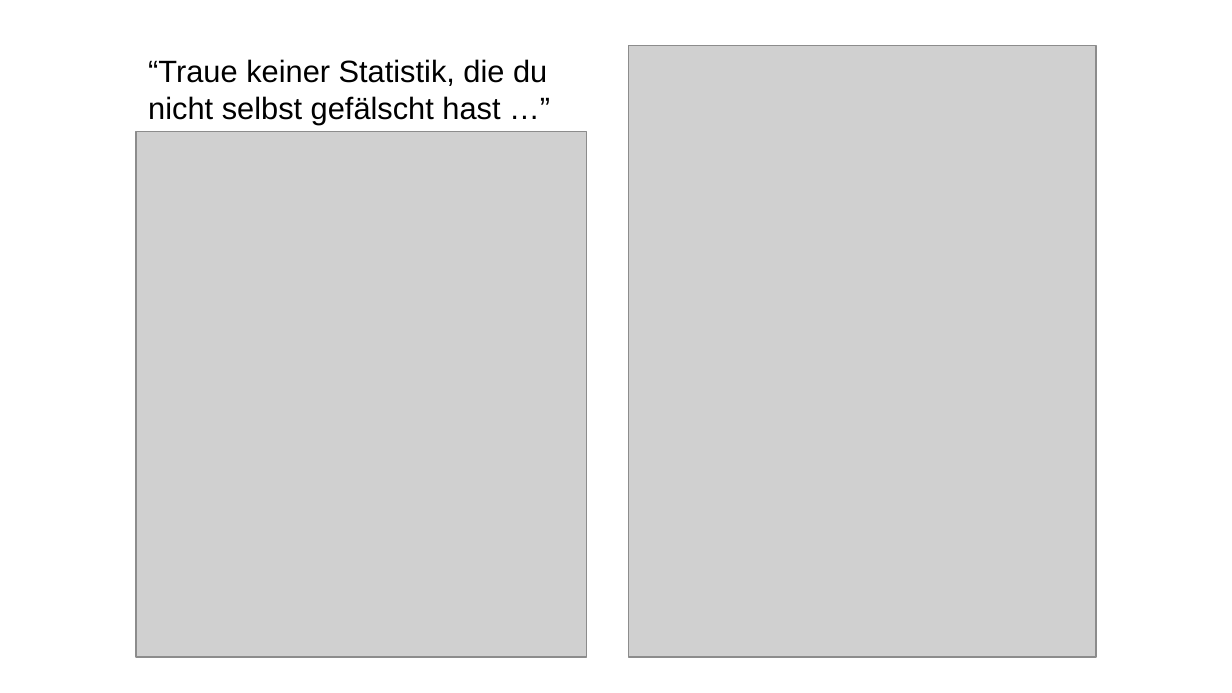
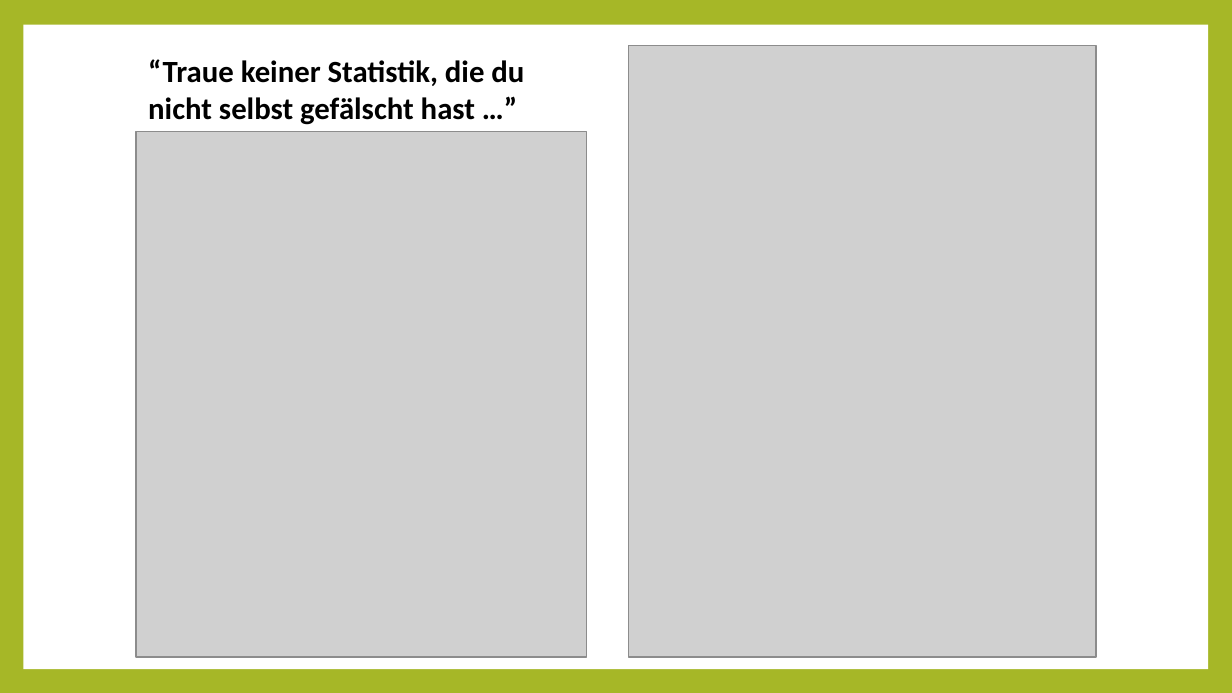
Before and after one commit to BeierKevin/Studienarbeit, a slide deck: slide 4 of release/CO2runter.pptx. Drawn at 1232x693 pixels with LibreOffice and Linux fonts; fonts in the diff are those of the drawing; grey boxes stand for pictures. Boxes give left, top, right and bottom in pixels: in the first picture for what was removed or moved away, otherwise in the second. Text is boxed around its words. In the diff, an @@ line names an element or a change of style, - is before the commit and + after.

Commit message:
updated presi design

```diff
--- a/release/CO2runter.pptx
+++ b/release/CO2runter.pptx
@@ background #FFFFFF to #A6B727 @@
@@ rectangle added at (x1=23, y1=25, x2=1209, y2=669), fill #FFFFFF @@
@@ text "“Traue keiner Statistik, die du ..." at (x1=148, y1=59, x2=524, y2=125): font Arial to Calibri, bold on @@
```
Also in this commit, not shown: 4 other slides changed, 2 slides added, 2 slides removed.
